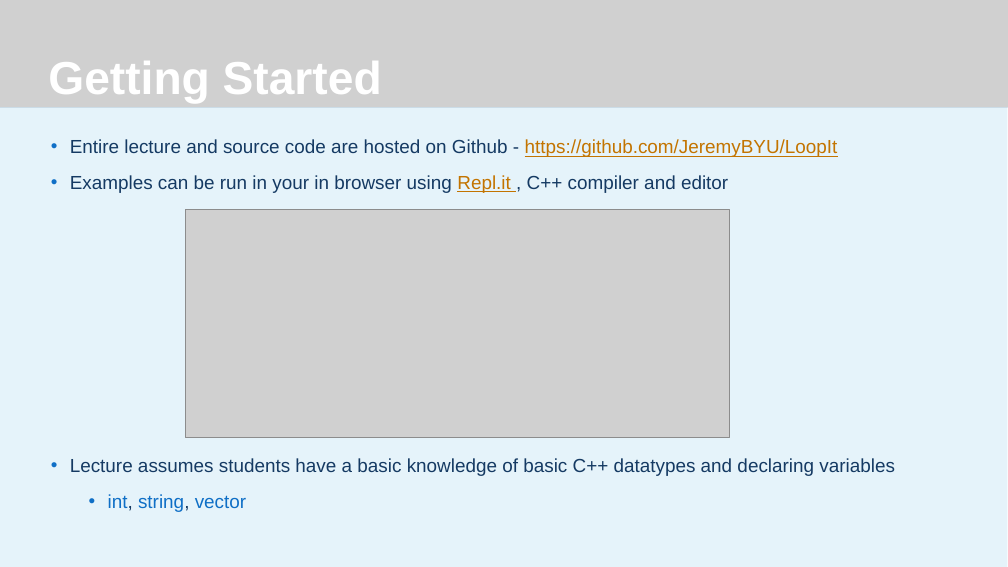
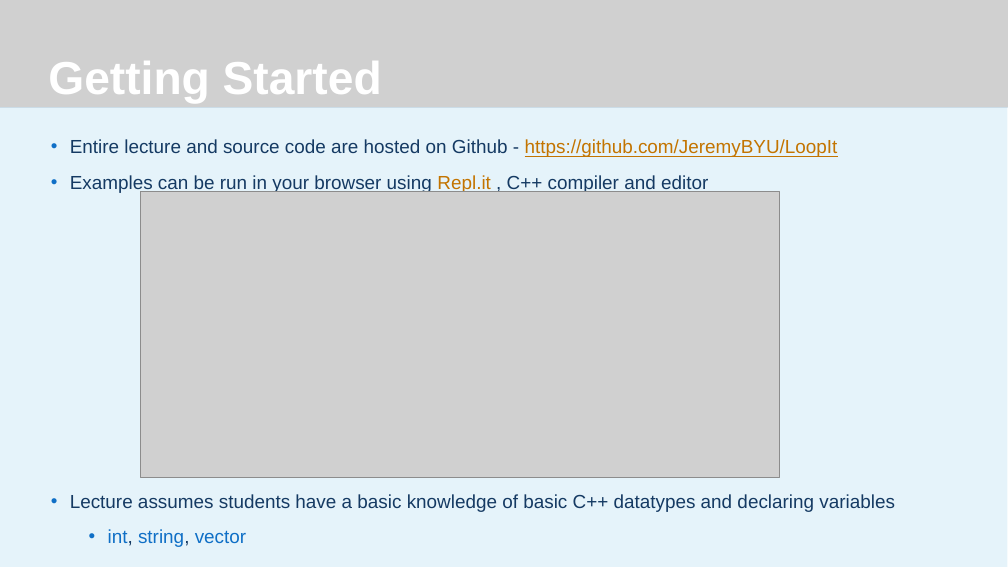
Before and after one commit to JeremyBYU/LoopIt, a slide deck: slide 3 of Lecture/LoopIt.pptx. Drawn at 1008x567 pixels with LibreOffice and Linux fonts; fonts in the diff are those of the drawing; grey boxes stand for pictures; background and template pictures are left out. Boxes give left, top, right and bottom in pixels: in the first picture for what was removed or moved away, otherwise in the second. Text is boxed around its words. In the diff, an @@ line names an element or a change of style, - is before the commit and + after.

```diff
--- a/Lecture/LoopIt.pptx
+++ b/Lecture/LoopIt.pptx
@@ text at (x1=70, y1=175, x2=708, y2=193): text changed @@
-• Examples can be run in your in browser using Repl.it , C++ compiler and editor
+• Examples can be run in your browser using Repl.it , C++ compiler and editor
@@ picture resized from (x1=185, y1=209, x2=730, y2=438) to (x1=140, y1=191, x2=780, y2=478) @@
```
Also in this commit, not shown: 2 other slides changed, 1 slide added, 1 slide removed, 2 other files.
